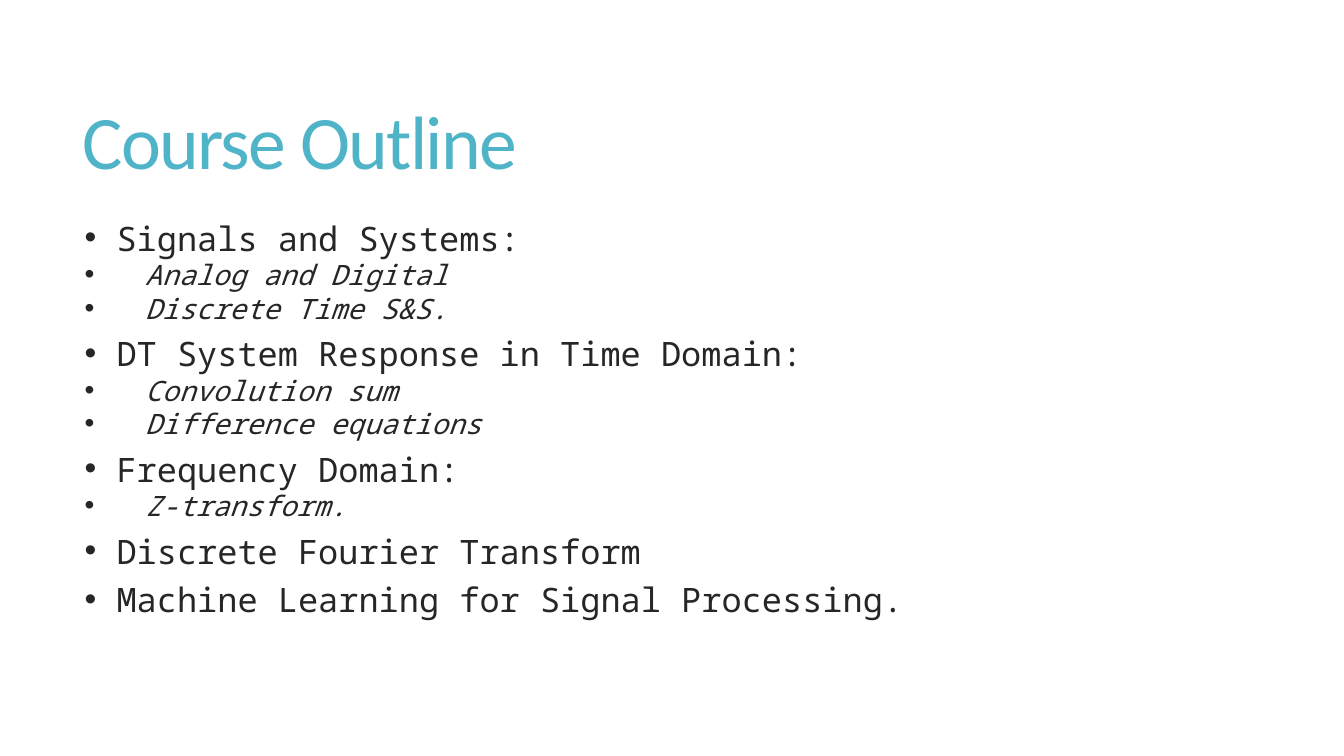
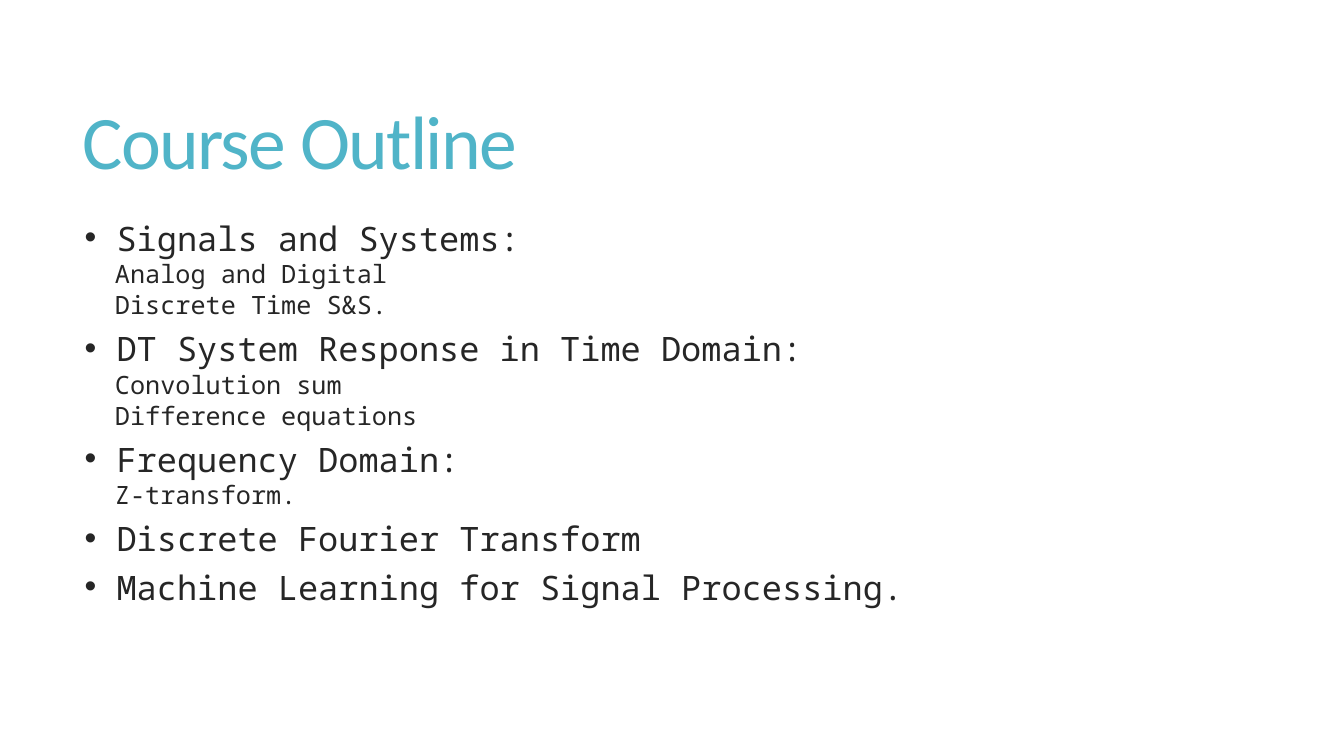
Before and after one commit to mrsfgl/ece466_dsp_ss2022, a slide deck: slide 5 of Lecture Slides/Lecture_0.pptx. Drawn at 1344x756 pixels with LibreOffice and Linux fonts; fonts in the diff are those of the drawing. Boxes give left, top, right and bottom in pixels: in the first picture for what was removed or moved away, otherwise in the second. Text is boxed around its words. In the diff, an @@ line names an element or a change of style, - is before the commit and + after.

```diff
--- a/Lecture Slides/Lecture_0.pptx
+++ b/Lecture Slides/Lecture_0.pptx
@@ text at [115, 264, 417, 505]: size 20 to 18 pt, italic off in "Analog and Digital", "Discrete Time S&S.", "Convolution sum", "Difference equations" and 1 more places; bullet • to none; list level 3 to 4 in "Analog and Digital"; list level 3 to 4 in "Discrete Time S&S."; list level 3 to 4 in "Convolution sum"; list level 3 to 4 in "Difference equations"; list level 3 to 4 in "Z-transform." @@
```
Also in this commit, not shown: 5 other slides changed, 3 slides added, 1 slide removed, 7 other files.
